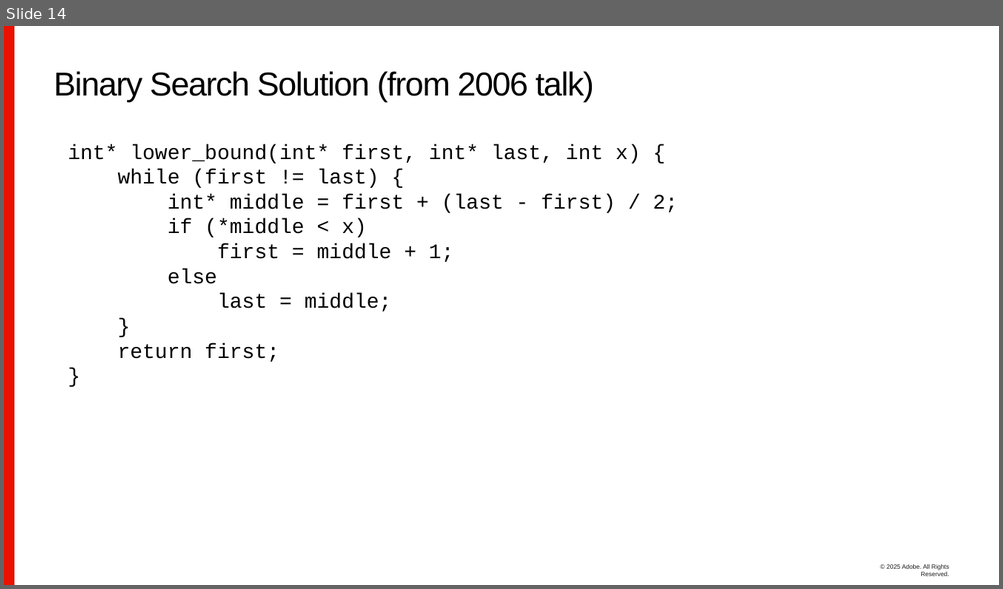
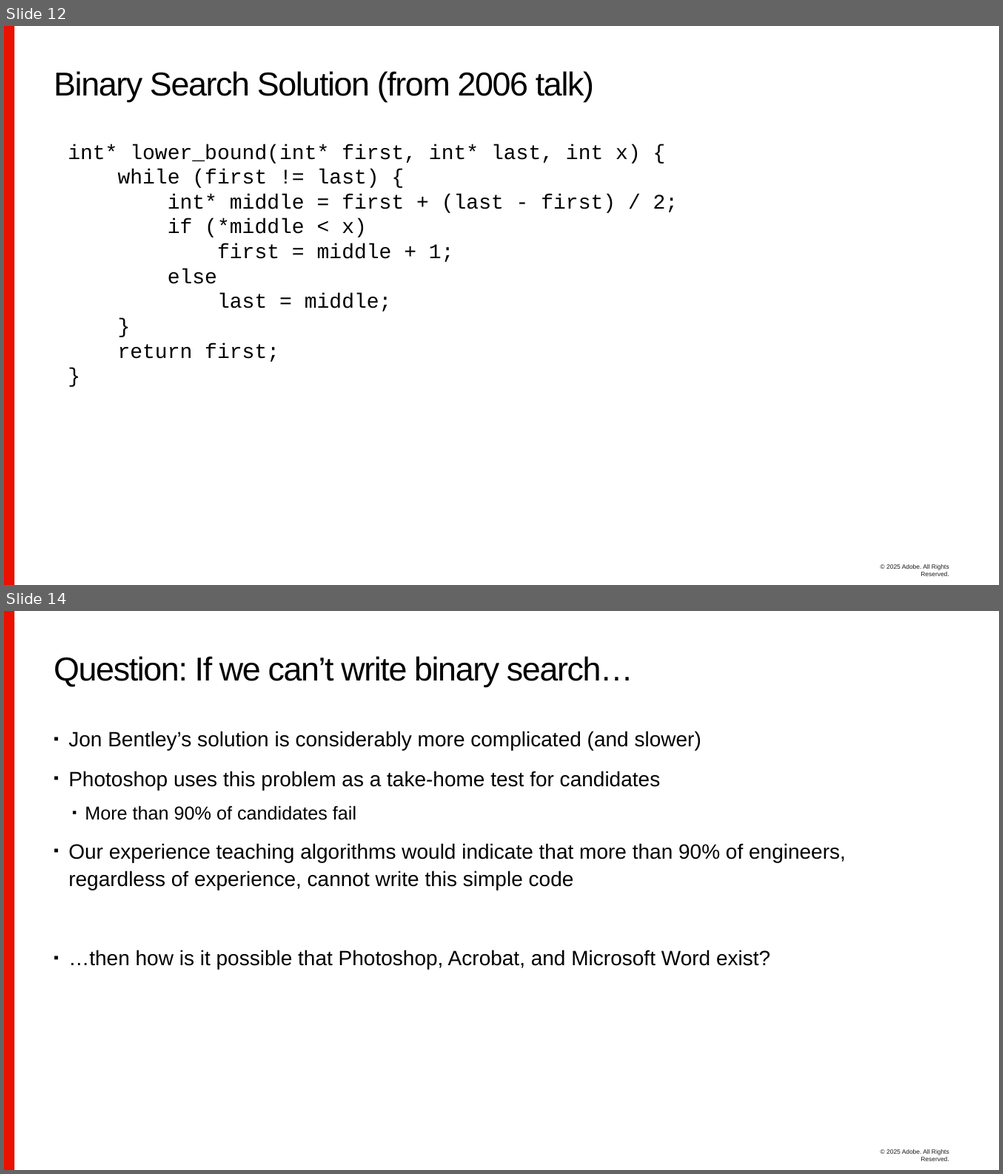
Before and after one commit to sean-parent/sean-parent.github.io, a slide deck: presentations/2025-04-28-are-we-there-yet/2024-04-28-are-we-there-yet.pptx. Shown one above the other, each under a label of ours: slide 14 before the commit, slides 12 and 14 after it; the slides between them are not shown. The pictures are 1003x589 and 1003x1174 pixels, drawn with LibreOffice and Linux fonts; fonts in the diff are those of the drawing; background and template pictures are left out. Boxes give left, top, right and bottom in pixels: in the first picture for what was removed or moved away, otherwise in the second. Text is boxed around its words. In the diff, an @@ line names an element or a change of style, - is before the commit and + after.

Commit message:
Checkpoint for possible future talk.

```diff
--- a/presentations/2025-04-28-are-we-there-yet/2024-04-28-are-we-there-yet.pptx
+++ b/presentations/2025-04-28-are-we-there-yet/2024-04-28-are-we-there-yet.pptx
@@ slide 14 added at [4, 611, 999, 1170], background #FFFFFF; not listed: 2 template elements that a slide beside it also shows @@
@@ title added at [54, 656, 633, 687], 32 pt, text #000000 @@
+Question: If we can’t write binary search…
@@ text added at [68, 731, 845, 969], 20 pt, text #000000 @@
+▪ Jon Bentley’s solution is considerably more complicated (and slower)
+▪ Photoshop uses this problem as a take-home test for candidates
+  ▪ More than 90% of candidates fail
+▪ Our experience teaching algorithms would indicate that more than 90% of engineers, regardless of experience, cannot write this simple code
+▪ …then how is it possible that Photoshop, Acrobat, and Microsoft Word exist?
@@ what was slide 14 is now slide 12 @@
```
Also in this commit, not shown: 6 slides changed, 24 other slides added, 1 slide removed, 8 other files.
